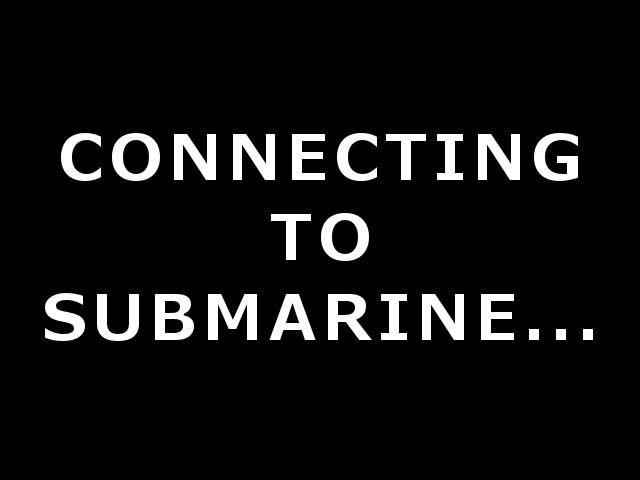
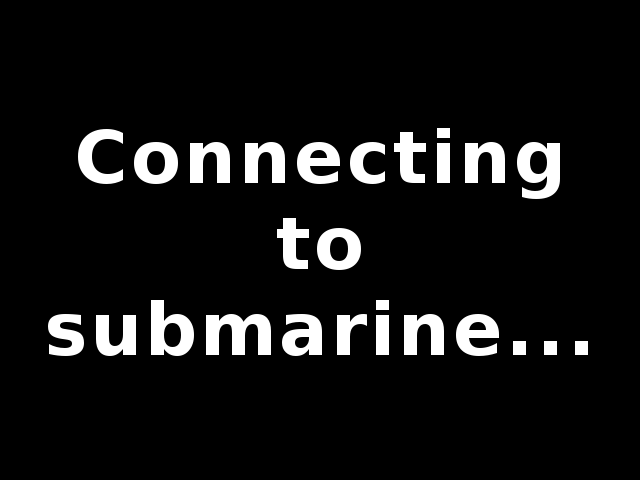
Layer changes from the first 640 × 480 image to the second:
renamed "CONNECTING TO SUBMARINE..." to "Connecting to submarine...", painted on it over (45, 128, 593, 356)
